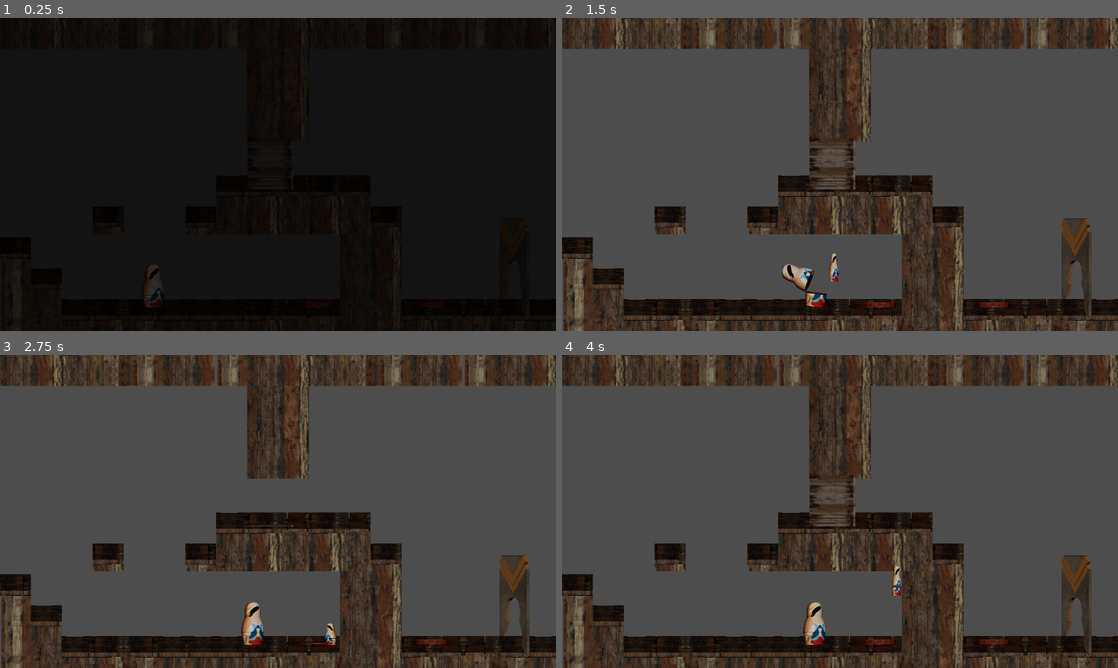
Above: before the commit, frames 1-4 (two rows, left to right).
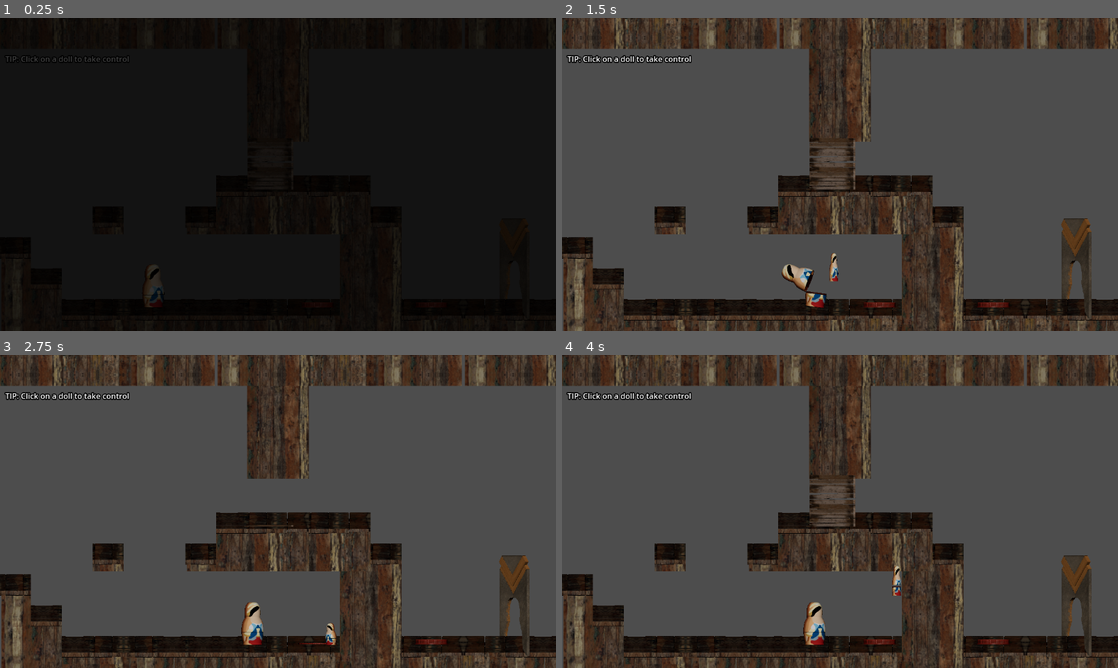
Above: after the commit, the same moments.

Repository: SethHDavis99/GMTK2024
Game: Godot game, scene res://levels/Level2.tscn
The game is run twice, just before and just after one commit, with the same random seed, the same clock (stepped at 60 frames per second) and the same inputs. This scene is started directly instead of the project's main scene.
Inputs (mouse positions are in pixels of both pictures, inside the frame that each line leads up to):
- Up to frame 1 (0.25 s): no input
- Up to frame 2 (1.5 s): tap A (move_left) at 0.5, 1.25 s; move the mouse to (717, 287) at 0.52 s; press the mouse at (717, 287) at 0.53 s; hold D (move_right) from 0.53 s (still down); tap W (jump) at 0.77 s; move the mouse to (728, 190) at 1.27 s; release the mouse at (728, 190) at 1.28 s; tap Space (pop) at 1.35 s
- Up to frame 3 (2.75 s): tap W (jump) at 1.52 s; tap A (move_left) at 2 s; move the mouse to (333, 602) at 2.02 s; release D (move_right) at 2.03 s; press the mouse at (333, 602) at 2.03 s; hold A (move_left) from 2.03 s (still down)
- Up to frame 4 (4 s): move the mouse to (812, 574) at 2.77 s; release A (move_left) at 2.78 s; release the mouse at (812, 574) at 2.78 s; hold D (move_right) from 2.78 s (still down); tap Space (pop) at 2.85 s; tap W (jump) at 3.02, 3.77 s; tap A (move_left) at 3.5 s; move the mouse to (1006, 558) at 3.52 s; press the mouse at (1006, 558) at 3.53 s

The runs differ from the first frame. In frame 1, less than 0.1% of the frame differs, in the area x 1-24%, y 12-14%; in frame 2, 0.4%, in the area x 0-24%, y 11-15%; in frame 3, 0.4%; in frame 4, 0.4%.

Commit message:
add tutorial text

Diff:
--- a/levels/Level2.tscn
+++ b/levels/Level2.tscn
@@ -30,3 +30,12 @@
 
 [node name="Door3" parent="." instance=ExtResource("5_irs60")]
 position = Vector2(560, 355)
+
+[node name="Label" type="Label" parent="."]
+offset_left = 11.0
+offset_top = 73.0
+offset_right = 268.0
+offset_bottom = 96.0
+theme_override_colors/font_outline_color = Color(0, 0, 0, 1)
+theme_override_constants/outline_size = 8
+text = "TIP: Click on a doll to take control"
